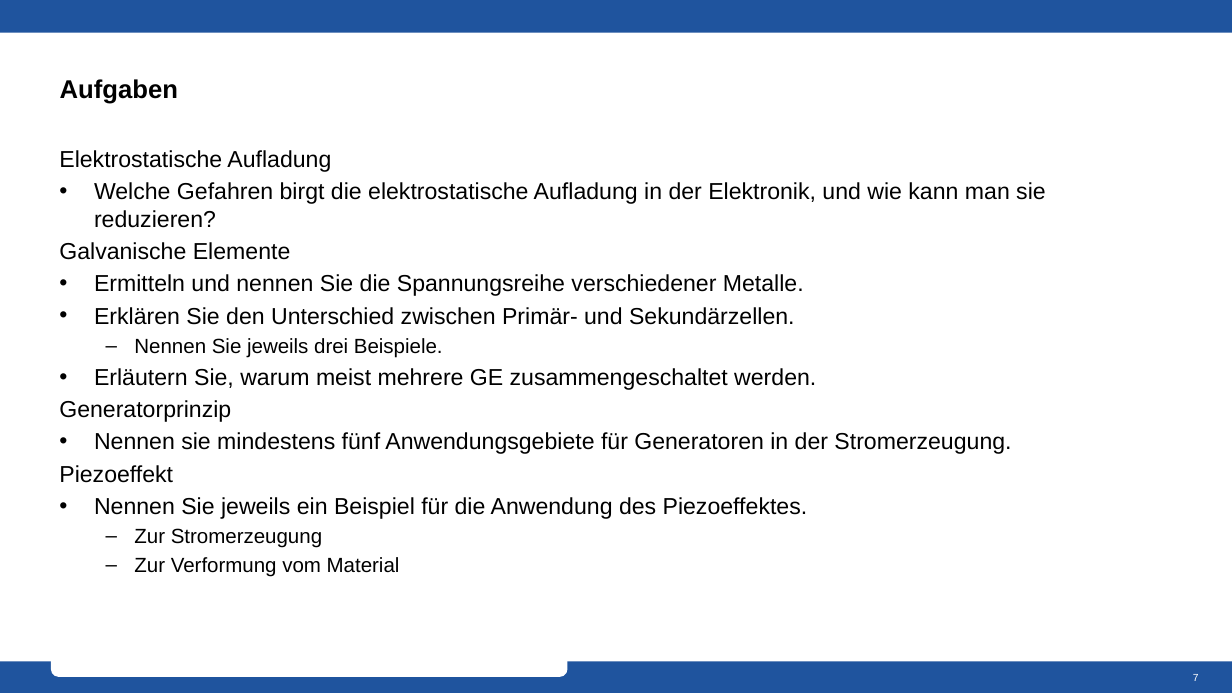
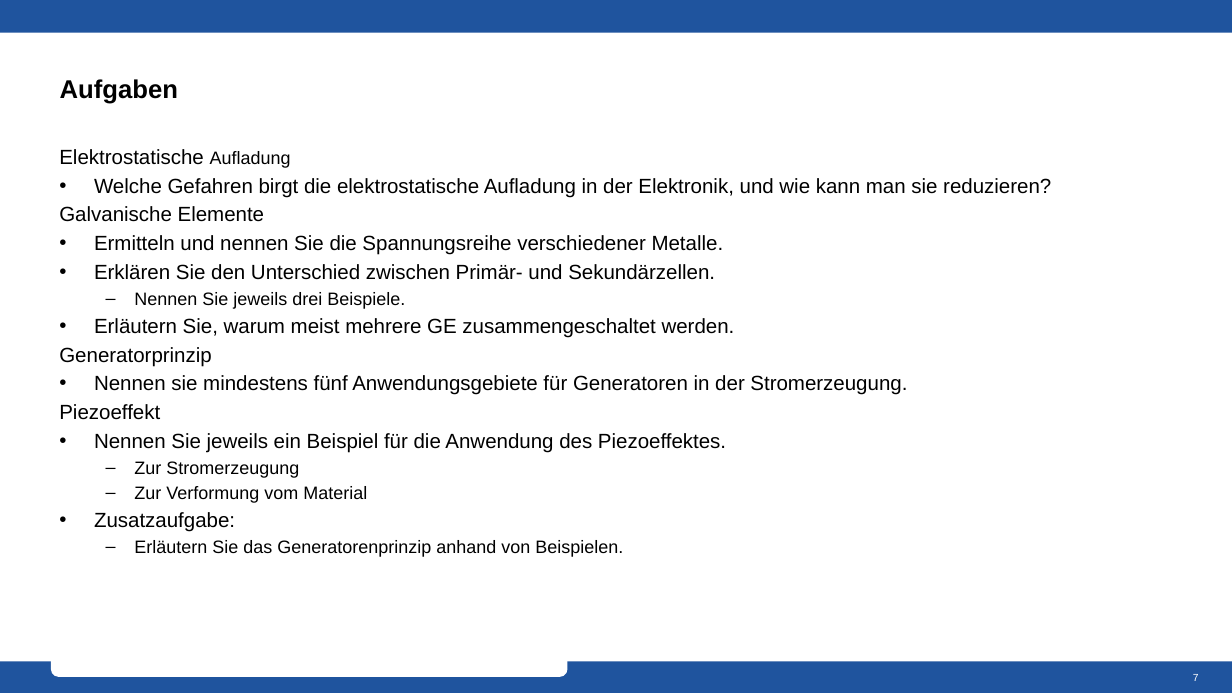
Before and after one commit to Moerle67/ET2101, a slide deck: slide 7 of Elektrotechnik_II_erzeugung.pptx. Drawn at 1232x693 pixels with LibreOffice and Linux fonts; fonts in the diff are those of the drawing; background and template pictures are left out. Boxes give left, top, right and bottom in pixels: in the first picture for what was removed or moved away, otherwise in the second. Text is boxed around its words. In the diff, an @@ line names an element or a change of style, - is before the commit and + after.

```diff
--- a/Elektrotechnik_II_erzeugung.pptx
+++ b/Elektrotechnik_II_erzeugung.pptx
@@ text at (59,149,1051,503): size 18 to 16 pt in "Elektrostatische", "Welche Gefahren birgt die elektrostatische Aufladung in ...", "Galvanische Elemente", "Ermitteln und nennen Sie die Spannungsreihe verschiedener ..." and 6 more places; size 18 to 14 pt in "Aufladung"; size 16 to 14 pt in "Nennen Sie jeweils drei Beispiele.", "Zur Stromerzeugung", "Zur Verformung vom Material" @@
@@ text at (94,512,623,557): paragraphs added @@
+• Zusatzaufgabe:
+  – Erläutern Sie das Generatorenprinzip anhand von Beispielen.
```
Also in this commit, not shown: 2 other files.
